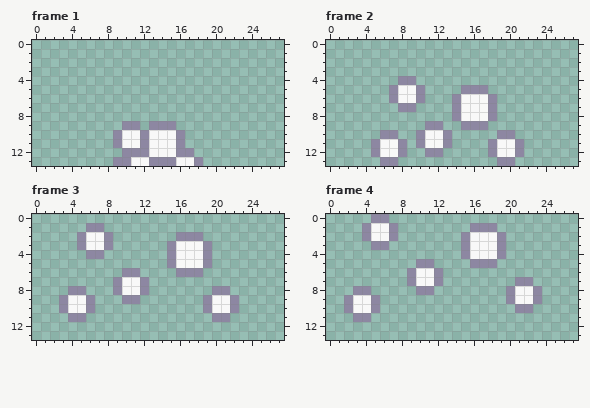
Two states of a pixel-art file, images/dust/player/snow.aseprite. The picture above was drawn from the file before the commit.
28x14 pixels, 8 frames. Shown: frame 1, frame 2, frame 3, frame 4. The commit also changed other frames, which this record leaves out.
The same view after the edit:
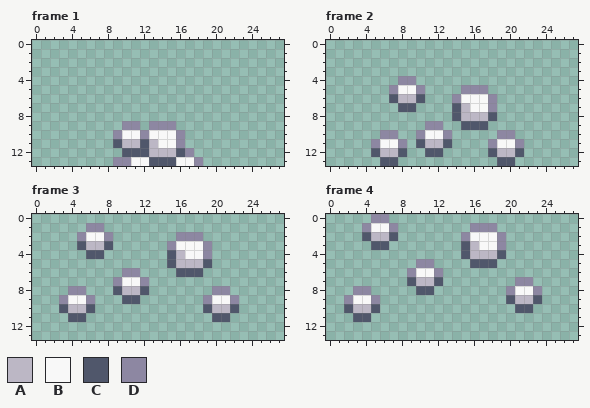
Palette (. is transparent): A #bcb7c5  B #f8f8f8  C #50576b  D #8d87a2
Diff:
{"where": "frame 1"}
{"frame":1,"y":11,"x":9,"old":"DBBDB","new":"CAACA"}
{"frame":1,"y":12,"x":10,"old":"DDDBBBD","new":"CCCAAAC"}
{"frame":1,"y":13,"x":13,"old":"DDD","new":"CCC"}
{"where": "frame 2"}
{"frame":2,"y":6,"x":7,"old":"DBBD","new":"CAAC"}
{"frame":2,"y":7,"x":8,"old":"DD","new":"CC"}
{"frame":2,"y":7,"x":14,"old":"DB","new":"CA"}
{"frame":2,"y":8,"x":14,"old":"DBBBD","new":"CAAAC"}
{"frame":2,"y":9,"x":15,"old":"DDD","new":"CCC"}
{"frame":2,"y":11,"x":10,"old":"DBBD","new":"CAAC"}
{"frame":2,"y":12,"x":5,"old":"DBBD","new":"CAAC"}
{"frame":2,"y":12,"x":11,"old":"DD","new":"CC"}
{"frame":2,"y":12,"x":18,"old":"DBBD","new":"CAAC"}
{"frame":2,"y":13,"x":6,"old":"DD","new":"CC"}
{"frame":2,"y":13,"x":19,"old":"DD","new":"CC"}
{"where": "frame 3"}
{"frame":3,"y":3,"x":5,"old":"DBBD","new":"CAAC"}
{"frame":3,"y":4,"x":6,"old":"DD","new":"CC"}
{"frame":3,"y":4,"x":15,"old":"DB","new":"CA"}
{"frame":3,"y":5,"x":15,"old":"DBBBD","new":"CAAAC"}
{"frame":3,"y":6,"x":16,"old":"DDD","new":"CCC"}
{"frame":3,"y":8,"x":9,"old":"DBBD","new":"CAAC"}
{"frame":3,"y":9,"x":10,"old":"DD","new":"CC"}
{"frame":3,"y":10,"x":3,"old":"DBBD","new":"CAAC"}
{"frame":3,"y":10,"x":19,"old":"DBBD","new":"CAAC"}
{"frame":3,"y":11,"x":4,"old":"DD","new":"CC"}
{"frame":3,"y":11,"x":20,"old":"DD","new":"CC"}
{"where": "frame 4"}
{"frame":4,"y":2,"x":4,"old":"DBBD","new":"CAAC"}
{"frame":4,"y":3,"x":5,"old":"DD","new":"CC"}
{"frame":4,"y":3,"x":15,"old":"DB","new":"CA"}
{"frame":4,"y":4,"x":15,"old":"DBBBD","new":"CAAAC"}
{"frame":4,"y":5,"x":16,"old":"DDD","new":"CCC"}
{"frame":4,"y":7,"x":9,"old":"DBBD","new":"CAAC"}
{"frame":4,"y":8,"x":10,"old":"DD","new":"CC"}
{"frame":4,"y":9,"x":20,"old":"DBBD","new":"CAAC"}
{"frame":4,"y":10,"x":2,"old":"DBBD","new":"CAAC"}
{"frame":4,"y":10,"x":21,"old":"DD","new":"CC"}
{"frame":4,"y":11,"x":3,"old":"DD","new":"CC"}
